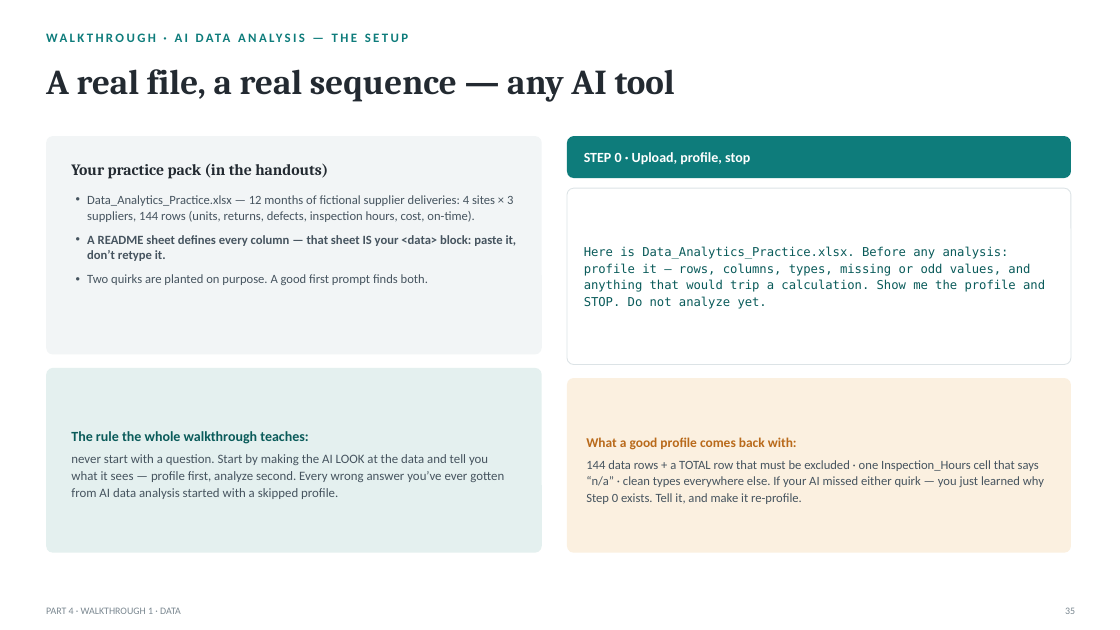
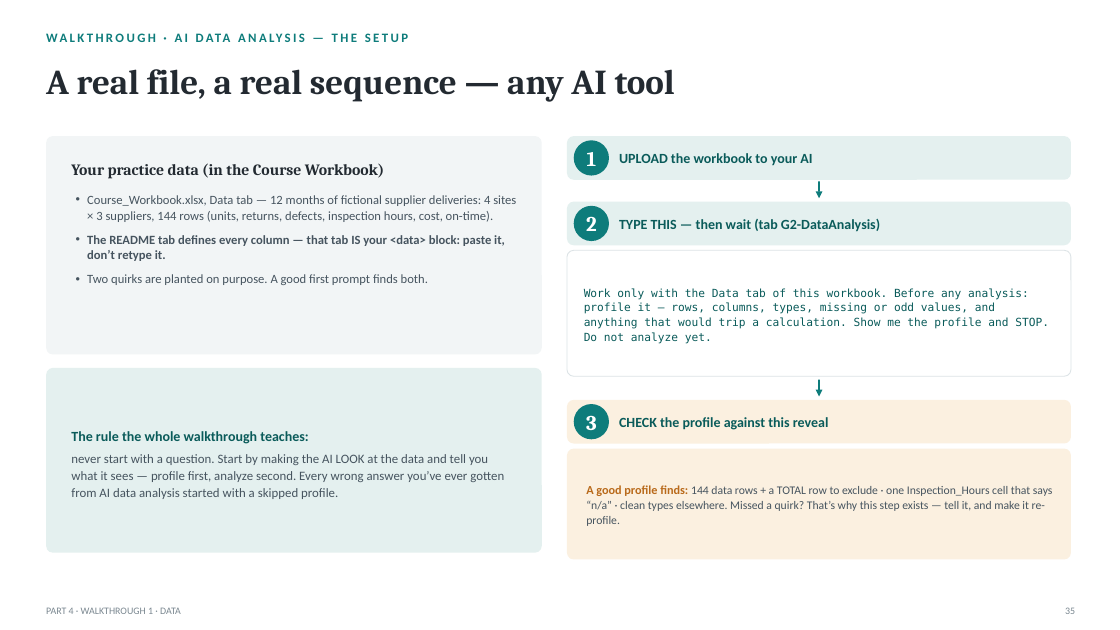
Before and after one commit to naviero1/Claude-Works, a slide deck: slide 35 of ai-training-prompt-engineering/deliverables/From_Prompts_to_Agents_Training.pptx. Drawn at 1120x630 pixels with LibreOffice and Linux fonts; fonts in the diff are those of the drawing. Boxes give left, top, right and bottom in pixels: in the first picture for what was removed or moved away, otherwise in the second. Text is boxed around its words. In the diff, an @@ line names an element or a change of style, - is before the commit and + after.

```diff
--- a/ai-training-prompt-engineering/deliverables/From_Prompts_to_Agents_Training.pptx
+++ b/ai-training-prompt-engineering/deliverables/From_Prompts_to_Agents_Training.pptx
@@ rounded rectangle at (x1=567, y1=136, x2=1071, y2=180): fill #0E7C7B to #E4F0EF; proportions changed @@
@@ ellipse added at (x1=574, y1=140, x2=609, y2=176), fill #0E7C7B @@
@@ text at (x1=71, y1=163, x2=384, y2=179): text changed @@
-Your practice pack (in the handouts)
+Your practice data (in the Course Workbook)
@@ text removed at (x1=584, y1=152, x2=750, y2=165) @@
-STEP 0 · Upload, profile, stop
@@ text added at (x1=587, y1=152, x2=597, y2=166), 18 pt, text #FFFFFF, bold @@
+1
@@ text added at (x1=619, y1=153, x2=812, y2=165), 12 pt, text #0A5B5A, bold @@
+UPLOAD the workbook to your AI
@@ text at (x1=87, y1=195, x2=516, y2=261): text changed @@
-• Data_Analytics_Practice.xlsx — 12 months of fictional supplier deliveries: 4 sites × 3 suppliers, 144 rows (units, returns, defects, inspection hours, cost, on-time).
-• A README sheet defines every column — that sheet IS your <data> block: paste it, don’t retype it.
+• Course_Workbook.xlsx, Data tab — 12 months of fictional supplier deliveries: 4 sites × 3 suppliers, 144 rows (units, returns, defects, inspection hours, cost, on-time).
+• The README tab defines every column — that tab IS your <data> block: paste it, don’t retype it.
@@ rounded rectangle added at (x1=567, y1=202, x2=1071, y2=245), fill #E4F0EF @@
@@ ellipse added at (x1=574, y1=206, x2=609, y2=241), fill #0E7C7B @@
@@ arrow added from (819, 181) to (819, 198), #0E7C7B 1.5 pt @@
@@ text added at (x1=586, y1=216, x2=597, y2=231), 18 pt, text #FFFFFF, bold @@
+2
@@ text added at (x1=619, y1=219, x2=880, y2=232), 12 pt, text #0A5B5A, bold @@
+TYPE THIS — then wait (tab G2-DataAnalysis)
@@ rounded rectangle resized from (x1=567, y1=188, x2=1071, y2=365) to (x1=567, y1=250, x2=1071, y2=376) @@
@@ rounded rectangle at (x1=567, y1=250, x2=1071, y2=376): proportions changed @@
@@ text at (x1=584, y1=288, x2=1049, y2=344): text changed; size 10.5 to 9.6 pt @@
-Here is Data_Analytics_Practice.xlsx. Before any analysis: profile it — rows, columns, types, missing or odd values, and anything that would trip a calculation. Show me the profile and STOP. Do not analyze yet.
+Work only with the Data tab of this workbook. Before any analysis: profile it — rows, columns, types, missing or odd values, and anything that would trip a calculation. Show me the profile and STOP. Do not analyze yet.
@@ arrow added from (819, 380) to (819, 397), #0E7C7B 1.5 pt @@
@@ rounded rectangle added at (x1=567, y1=400, x2=1071, y2=444), fill #FBF0E0 @@
@@ ellipse added at (x1=574, y1=404, x2=609, y2=439), fill #0E7C7B @@
@@ text added at (x1=586, y1=415, x2=597, y2=430), 18 pt, text #FFFFFF, bold @@
+3
@@ text added at (x1=619, y1=417, x2=829, y2=430), 12 pt, text #0A5B5A, bold @@
+CHECK the profile against this reveal
@@ rounded rectangle at (x1=567, y1=449, x2=1071, y2=560): proportions changed @@
@@ rounded rectangle resized from (x1=567, y1=378, x2=1071, y2=553) to (x1=567, y1=449, x2=1071, y2=560) @@
@@ text at (x1=586, y1=485, x2=1053, y2=526): text changed; size 10.8 to 10 pt @@
-What a good profile comes back with:
-144 data rows + a TOTAL row that must be excluded · one Inspection_Hours cell that says “n/a” · clean types everywhere else. If your AI missed either quirk — you just learned why Step 0 exists. Tell it, and make it re-profile.
+A good profile finds: 144 data rows + a TOTAL row to exclude · one Inspection_Hours cell that says “n/a” · clean types elsewhere. Missed a quirk? That’s why this step exists — tell it, and make it re-profile.
```
Also in this commit, not shown: 46 other slides changed, 3 slides added, 3 slides removed, 41 other files.
